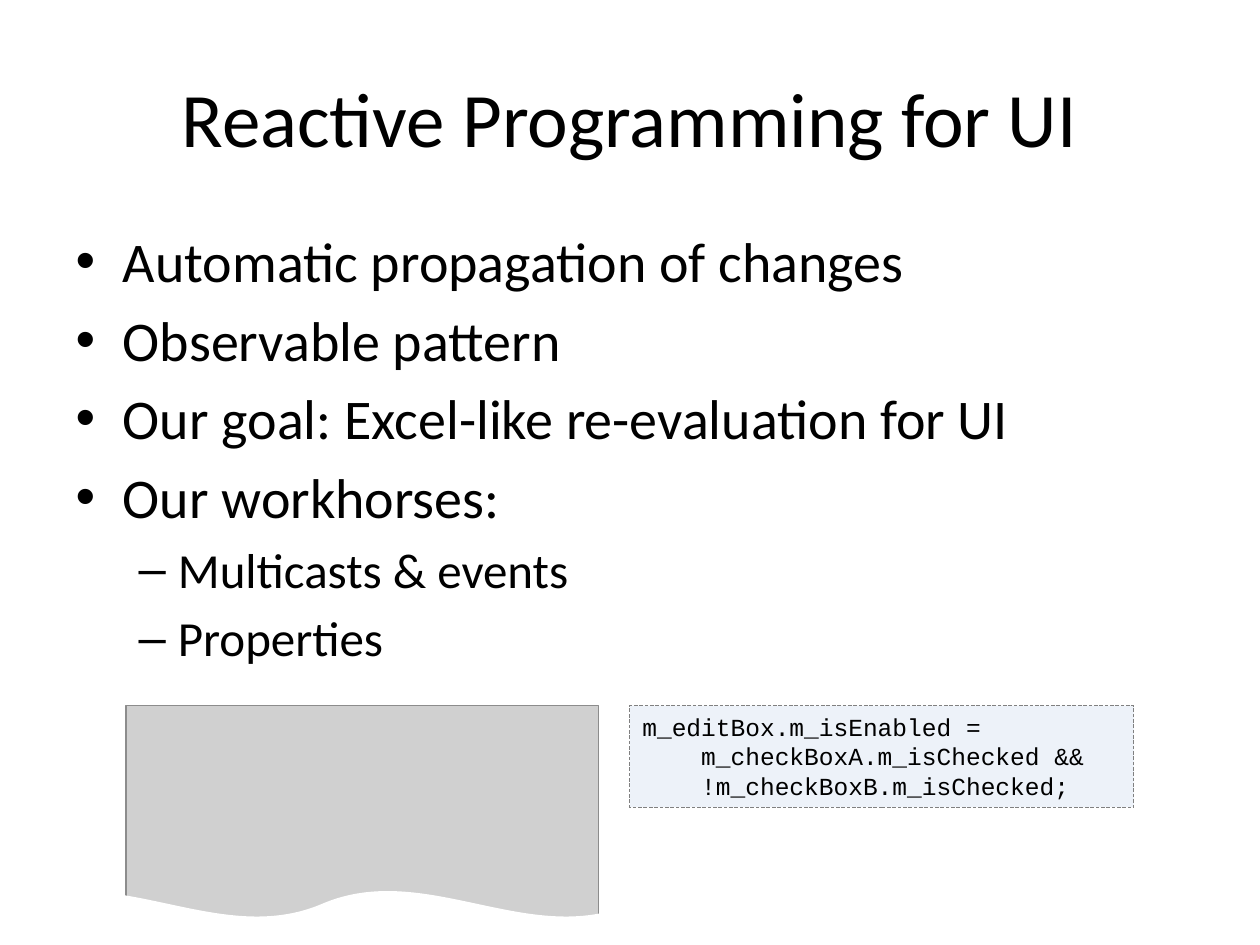
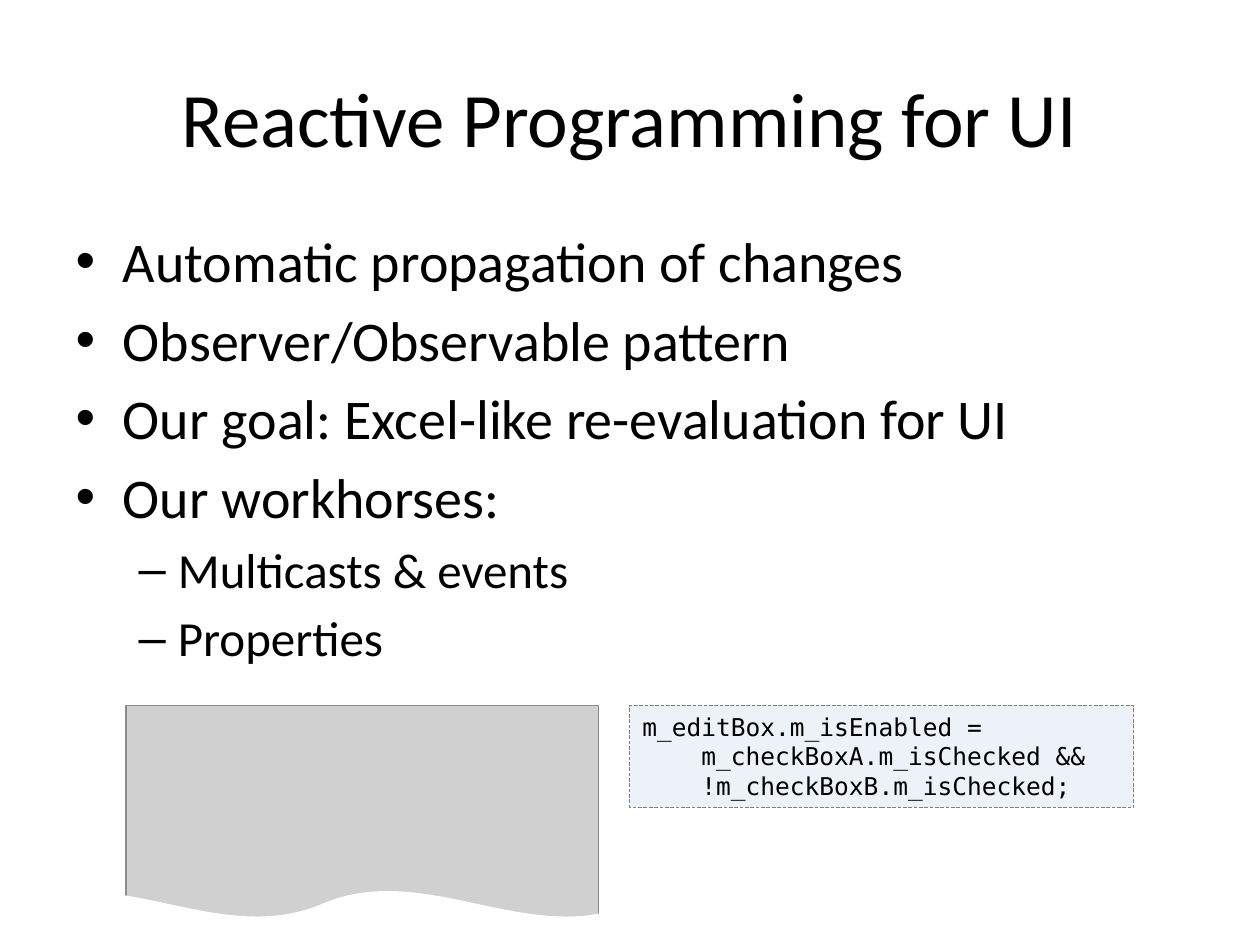
Before and after one commit to vovkos/jancy, a slide deck: slide 19 of doc/pres/Jancy FOSDEM 2016.pptx (slide 18 before the commit). Drawn at 1260x945 pixels with LibreOffice and Linux fonts; fonts in the diff are those of the drawing; grey boxes stand for pictures. Boxes give left, top, right and bottom in pixels: in the first picture for what was removed or moved away, otherwise in the second. Text is boxed around its words. In the diff, an @@ line names an element or a change of style, - is before the commit and + after.

```diff
--- a/doc/pres/Jancy FOSDEM 2016.pptx
+++ b/doc/pres/Jancy FOSDEM 2016.pptx
@@ text at (x1=123, y1=322, x2=790, y2=370): text changed @@
-• Observable pattern
+• Observer/Observable pattern
@@ rectangle "m_editBox.m_isEnabled =" at (x1=630, y1=706, x2=1134, y2=808): font Courier New to DejaVu Sans Mono @@
```
Also in this commit, not shown: 43 other slides changed, 1 other file.
